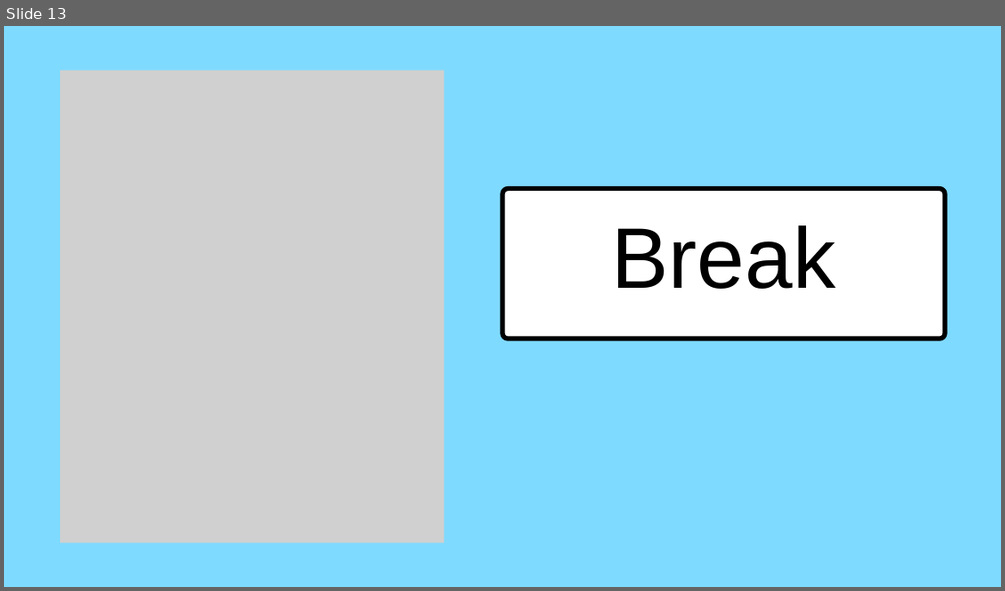
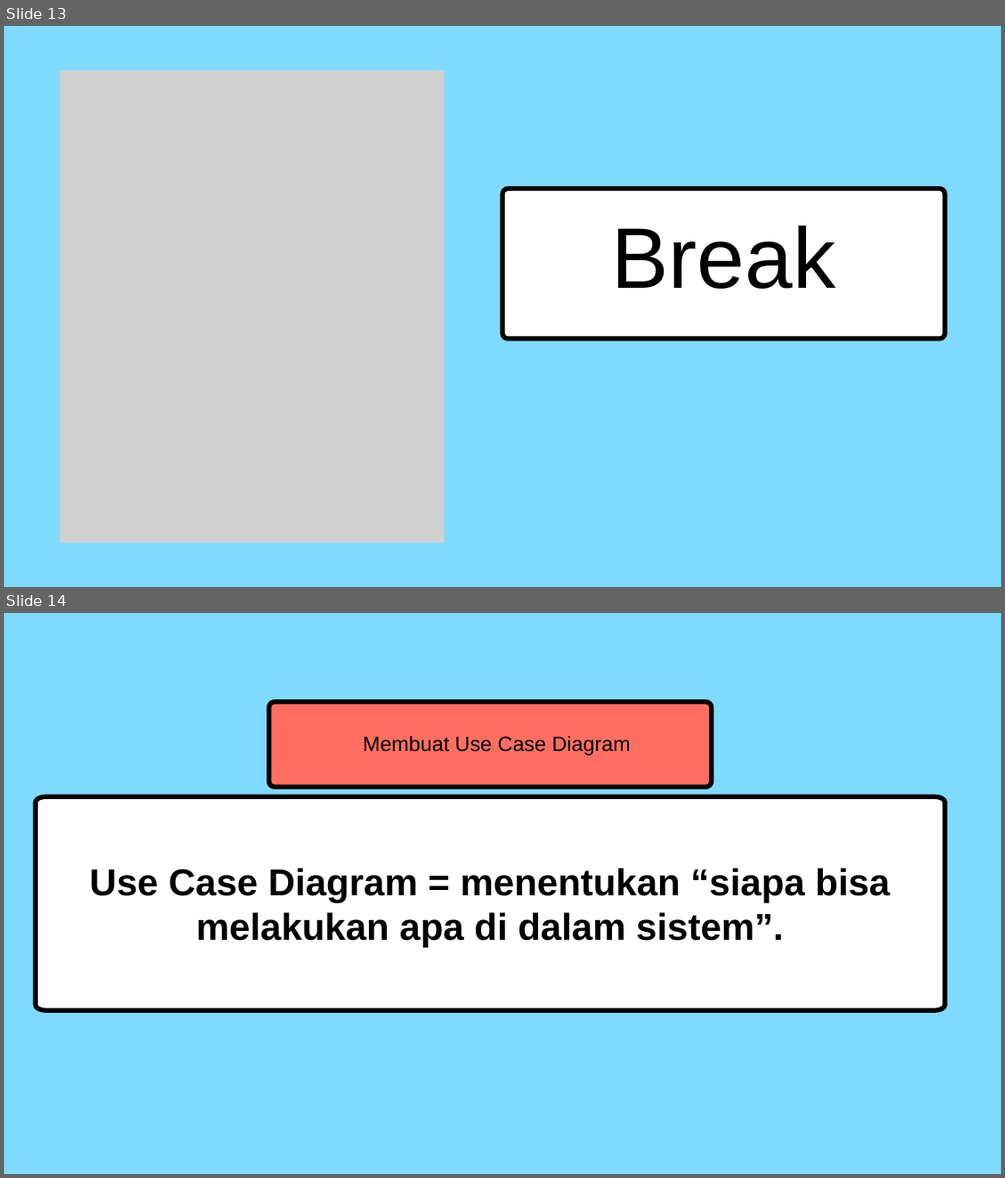
Before and after one commit to MuhammadRamdani121/Fullstack-30Hari, a slide deck: Rangkuman Cepat.pptx. Shown one above the other, each under a label of ours: slide 13 before the commit, slides 13 and 14 after it. The pictures are 1005x591 and 1005x1178 pixels, drawn with LibreOffice and Linux fonts; fonts in the diff are those of the drawing; grey boxes stand for pictures. Boxes give left, top, right and bottom in pixels: in the first picture for what was removed or moved away, otherwise in the second. Text is boxed around its words. In the diff, an @@ line names an element or a change of style, - is before the commit and + after.

Commit message:
chore: Update Rangkuman Cepat (Menambahkan UseCase Diagram Menggunakan mermaid.live)

```diff
--- a/Rangkuman Cepat.pptx
+++ b/Rangkuman Cepat.pptx
@@ slide 14 added at (x1=4, y1=613, x2=1001, y2=1174), background #7FDAFF @@
@@ freeform shape added at (x1=269, y1=702, x2=712, y2=787), fill #FF6F61, outline #000000 6.75 pt @@
@@ text added at (x1=363, y1=736, x2=631, y2=755), 30 pt, text #000000 @@
+Membuat Use Case Diagram
@@ freeform shape added at (x1=35, y1=796, x2=945, y2=1010), fill #FFFFFF, outline #000000 6.75 pt @@
@@ text added at (x1=89, y1=868, x2=890, y2=948), 54 pt, text #000000, bold @@
+Use Case Diagram = menentukan “siapa bisa melakukan apa di dalam sistem”.
```
Also in this commit, not shown: 2 other slides added.
